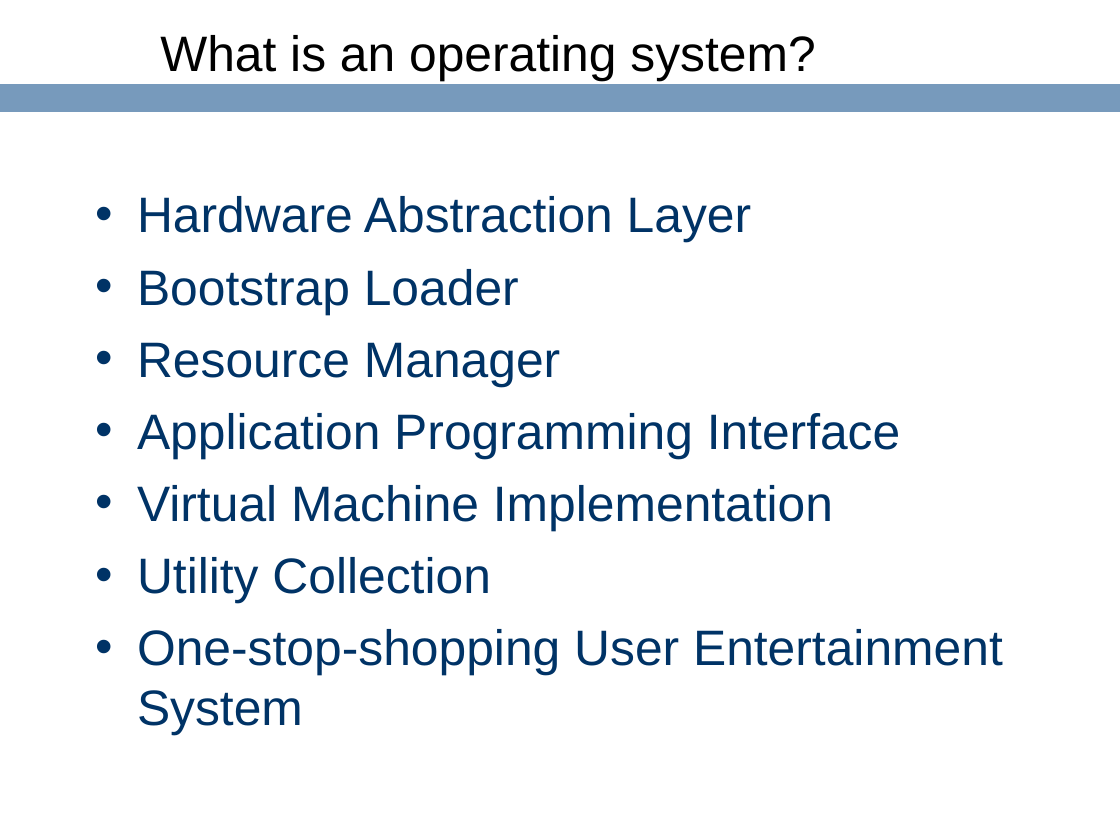
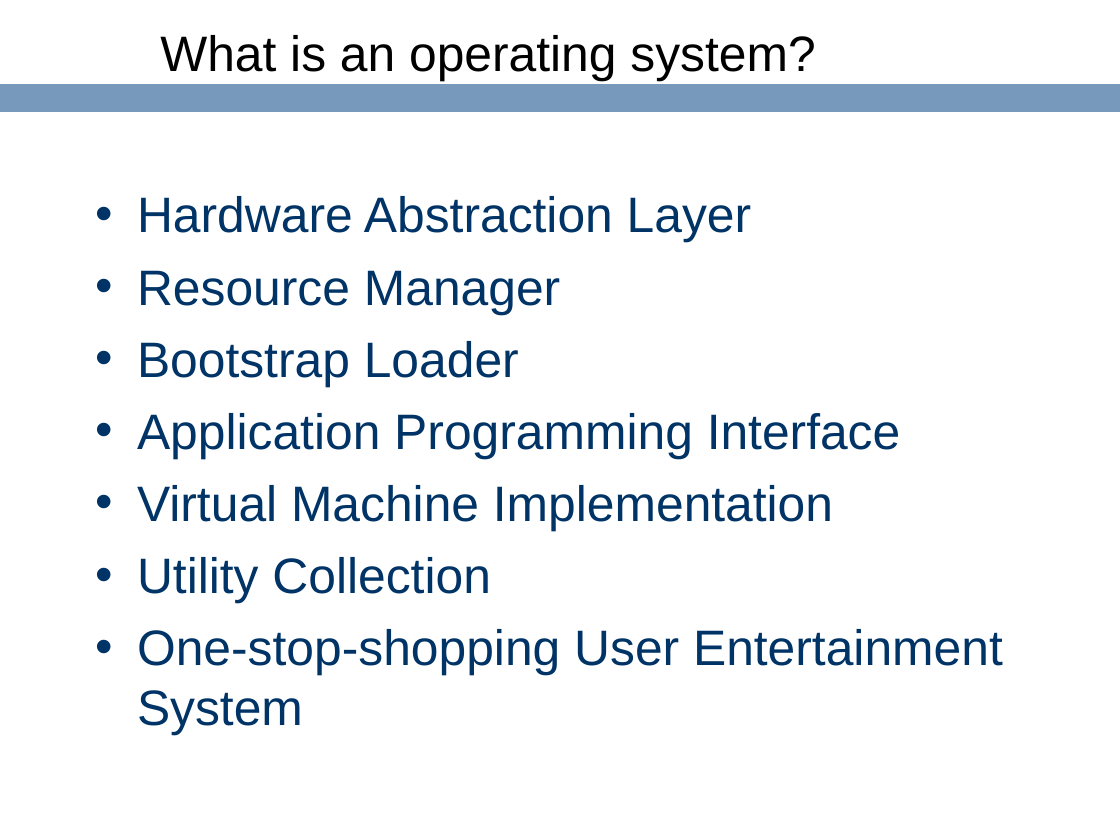
Before and after one commit to ringgaard/sanos, a slide deck: slide 10 of doc/jbox-jaoo.ppt. Drawn at 1120x840 pixels with LibreOffice and Linux fonts; fonts in the diff are those of the drawing; background and template pictures are left out. Boxes give left, top, right and bottom in pixels: in the first picture for what was removed or moved away, otherwise in the second. Text is boxed around its words. In the diff, an @@ line names an element or a change of style, - is before the commit and + after.

```diff
--- a/doc/jbox-jaoo.ppt
+++ b/doc/jbox-jaoo.ppt
@@ text at box(137, 270, 560, 315): paragraph added @@
+• Resource Manager
@@ text at box(137, 342, 560, 387): paragraph removed @@
-• Resource Manager
```
Also in this commit, not shown: 7 other slides changed, 1 other file.
